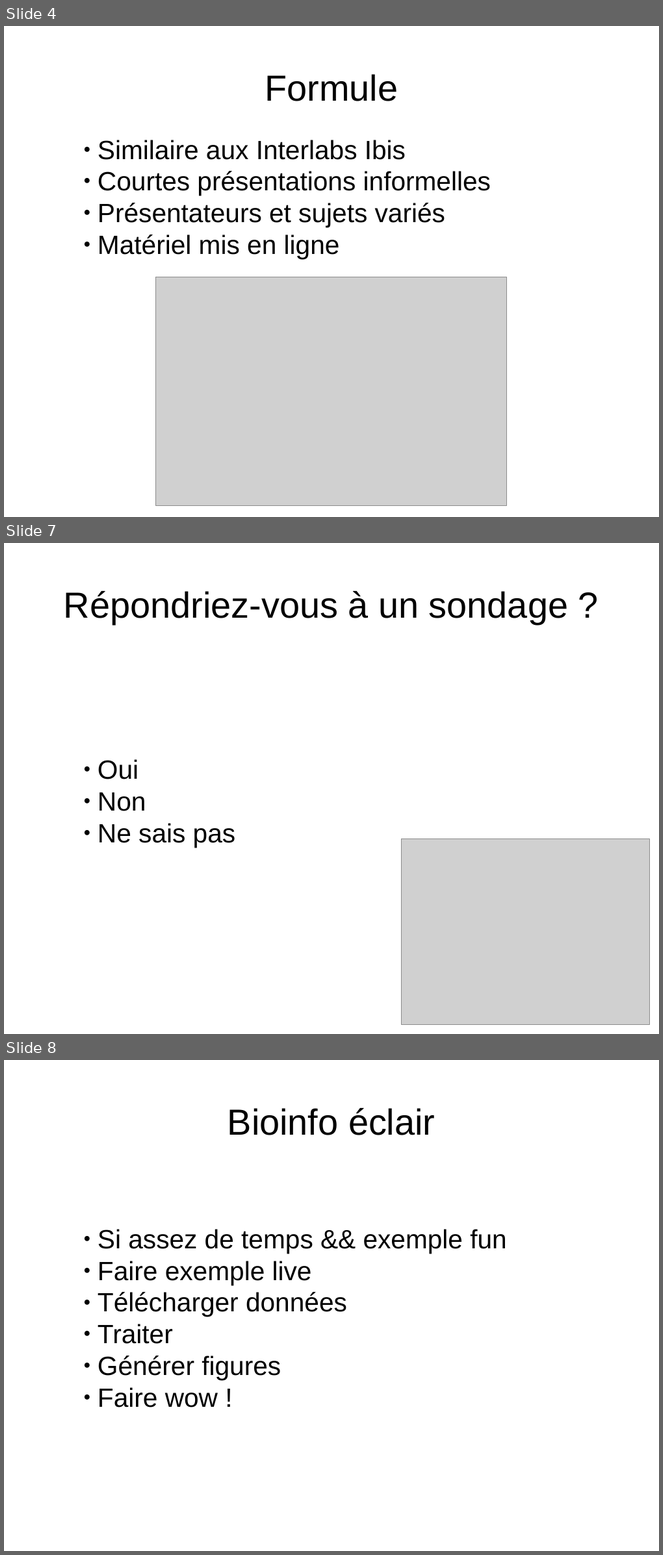
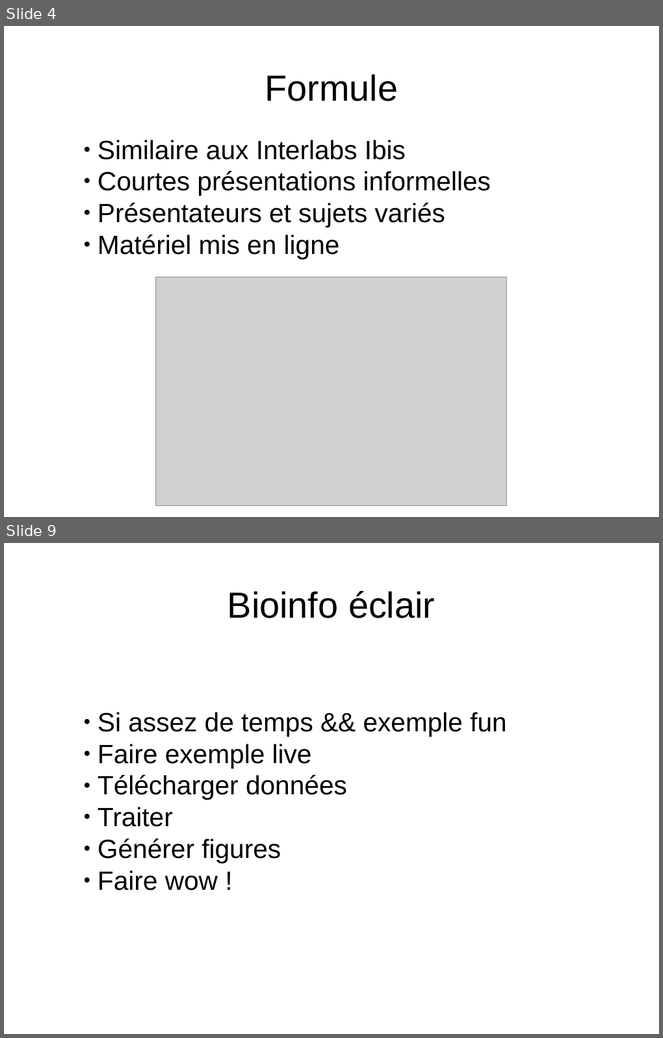
Before and after one commit to enormandeau/club_bioinfo_ibis, a slide deck: 01_presentations/01_presentation_club_interlab_ibis/presentation.odp. Shown one above the other, each under a label of ours: slides 4, 7 and 8 before the commit, slides 4 and 9 after it; the slides between them are not shown. The pictures are 663x1555 and 663x1038 pixels, drawn with LibreOffice and Linux fonts; fonts in the diff are those of the drawing; grey boxes stand for pictures. Boxes give left, top, right and bottom in pixels: in the first picture for what was removed or moved away, otherwise in the second. Text is boxed around its words. In the diff, an @@ line names an element or a change of style, - is before the commit and + after.

```diff
--- a/01_presentations/01_presentation_club_interlab_ibis/presentation.odp
+++ b/01_presentations/01_presentation_club_interlab_ibis/presentation.odp
@@ slide 7 removed at (4, 543, 659, 1034), background #FFFFFF @@
@@ title removed at (64, 591, 568, 624) @@
-Répondriez-vous à un sondage ?
@@ subtitle removed at (98, 759, 236, 847) @@
-● Oui
-● Non
-● Ne sais pas
@@ picture removed at (402, 839, 649, 1025) @@
@@ what was slide 8 is now slide 9 @@
```
Also in this commit, not shown: 3 slides changed, 1 slide added.
